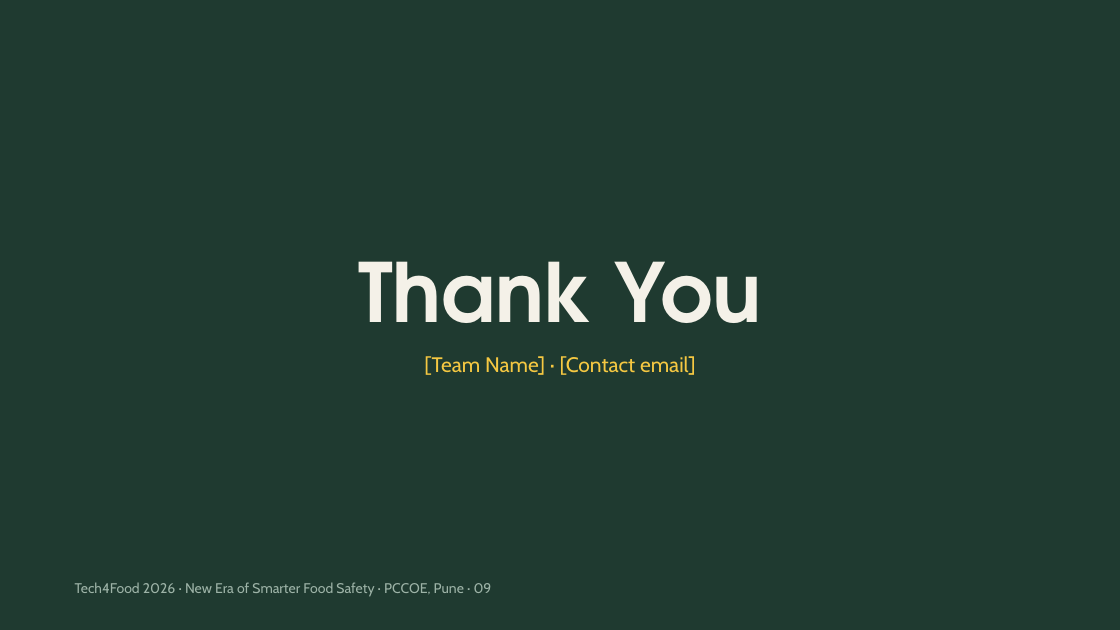
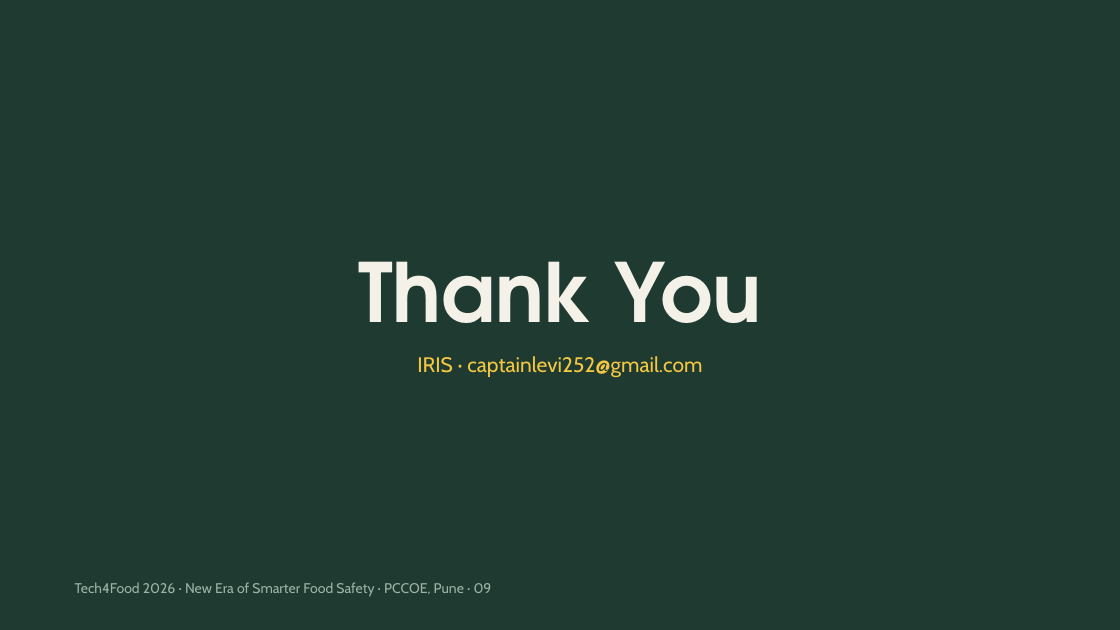
Before and after one commit to Siddhesh-ai-del/saafscan, a slide deck: slide 9 of deck/Tech4Food_Round1_SaafScan.pptx. Drawn at 1120x630 pixels with LibreOffice and Linux fonts; fonts in the diff are those of the drawing. Boxes give left, top, right and bottom in pixels: in the first picture for what was removed or moved away, otherwise in the second. Text is boxed around its words. In the diff, an @@ line names an element or a change of style, - is before the commit and + after.

Commit message:
feat: script the team-detail fill so chrome stays byte-identical
Filling the template's [Name] / [ ] placeholders by hand in a slide editor
re-serialises the package and drifts all 33 chrome shapes by a few hundred
EMU, failing the byte-identity stage of the gate (27 passed, 40 failures).
The values are now written by fill_team.py, which touches only the targeted
text runs, and verify_deck.py carries one narrow allowance for the closing
footer that the template ships as a placeholder.

- fill_team.py: team members, college, solution type, contact footer;
  pinned by shape name and refuses to write into an unexpected cell
- verify_deck.py: closing-slide footer may carry the team text, geometry
  still byte-identical
- deck/Tech4Food_Round1_SaafScan_embedded.pptx: derived fallback for a
  form that only accepts .pptx (Rubik and DM Sans embedded)
- submit the PDF, not a Google Slides export - Slides drops embedded fonts
  and reflows the sized boxes

Gate: 29 passed, 0 warnings, 0 failures. ruff clean.

```diff
--- a/deck/Tech4Food_Round1_SaafScan.pptx
+++ b/deck/Tech4Food_Round1_SaafScan.pptx
@@ text at [417,356,702,378]: text changed @@
-[Team Name] · [Contact email]
+IRIS · captainlevi252@gmail.com
```
Also in this commit, not shown: 1 other slide changed, 6 other files.
